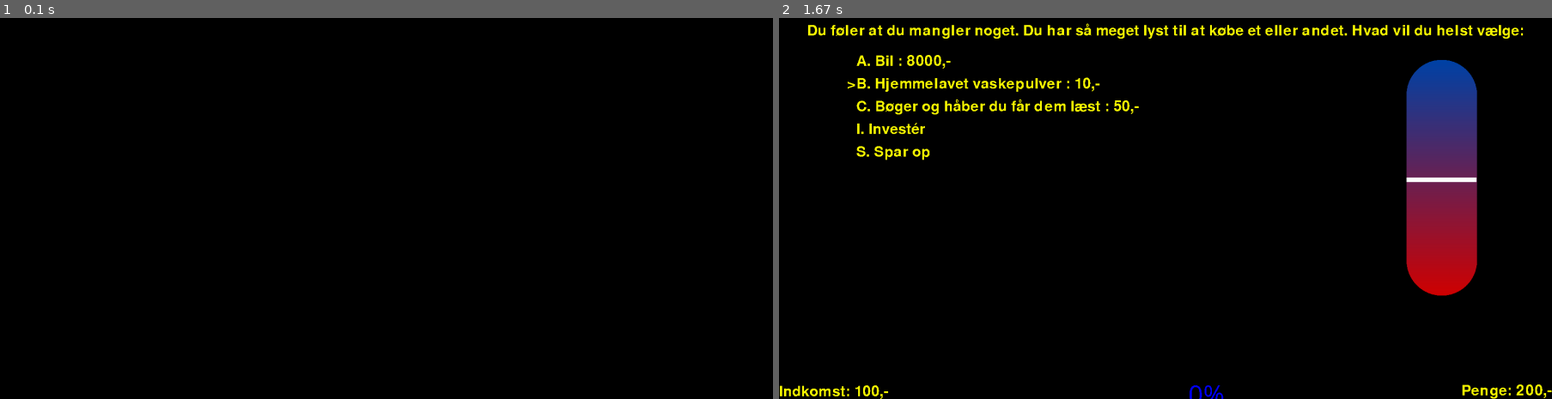
Above: before the commit, frames 1-2 (left to right).
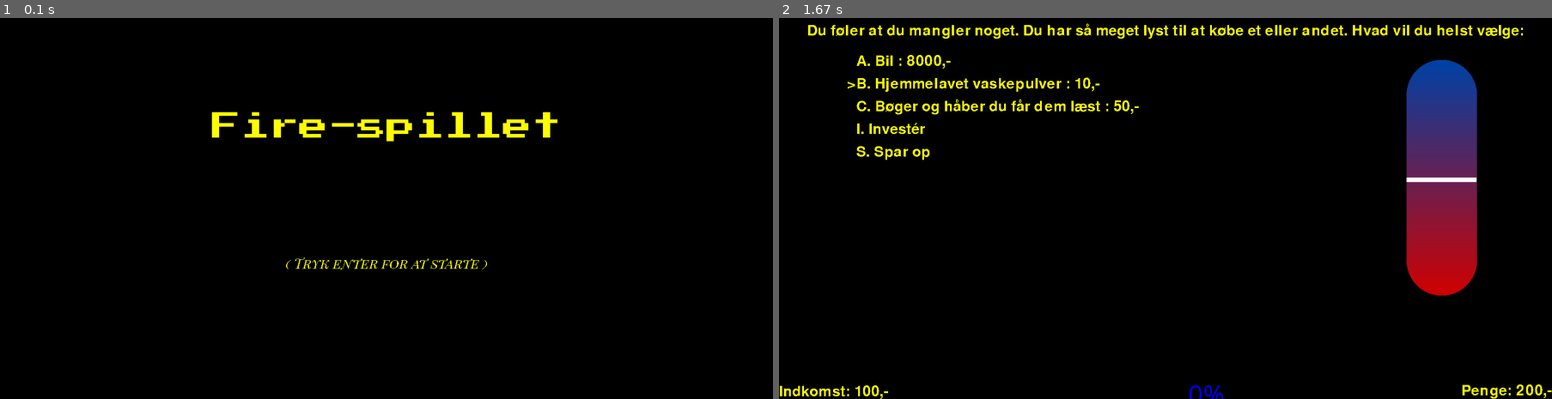
Above: after the commit, the same moments.

Repository: toke-dk/FIRE-game
Game: pygame game, started from main.py
The game is run twice, just before and just after one commit, with the same random seed, the same clock (stepped at 60 frames per second) and the same inputs.
Inputs:
- Up to frame 1 (0.1 s): no input
- Up to frame 2 (1.67 s): hold Enter 0.33-0.87 s; hold A 0.33-0.87 s; tap B at 0.9 s; tap 4 at 1.4 s

The runs differ from the first frame. In frame 1, 1.4% of the frame differs, in the area x 27-73%, y 24-67%; in frame 2, nothing differs.

Commit message:
created a start screen

Diff:
--- a/main.py
+++ b/main.py
@@ -62,6 +62,7 @@
 nye_penge = 0
 pris = 0
 question_id = 0
+start_screen = True
 invest_screen = False
 end_screen = False
 
@@ -159,7 +160,6 @@
     for event in pygame.event.get():
         if event.type == pygame.QUIT:
             running = False
-        pygame_stuff.progress_bar.update_bar(screen, points)
         # the invest price is changing
         investing_sets = [{"option": "A. Bitcoin (stor risiko)", "winning_price": 1 + random.uniform(1, 1.6),
                            "losing_price": 1 - random.uniform(0.8, 1)},
@@ -168,8 +168,25 @@
                           {"option": "C. S&P 500 (lille risiko)",
                            "winning_price": 1 + 1 /random.uniform(10, 13),
                            "losing_price": 1 - 1 / random.uniform(12, 14)}, ]
+        if start_screen:
+            screen.fill((0,0,0))
+            start_font = pygame.font.Font("fonts/PressStart2P-Regular.ttf", 64)
+            start_font_undertext = pygame.font.Font("fonts/PlayfairDisplaySC-Italic.ttf", 30)
+            start_text = start_font.render("Fire-spillet", False, (255,255,0))
+            under_text = start_font_undertext.render("( Tryk enter for at starte )", False, (255,255,0))
+            start_font_undertext_rect = under_text.get_rect()
+            start_text_rect = start_text.get_rect()
+            start_text_rect.center = (screen.get_width()//2, height//3)
+            start_font_undertext_rect.center = (screen.get_width()//2, height//1.5)
+            screen.blit(start_text, start_text_rect)
+            screen.blit(under_text, start_font_undertext_rect)
+            pygame.display.flip()
+
+            if event.type == KEYDOWN:
+                if event.key == K_RETURN:
+                    start_screen = False
         # if the screen is invest
-        if invest_screen:
+        elif invest_screen:
             screen.fill((0, 0, 0))
 
             penge_tekst = font.render(f"Penge: {penge},-", False, (250, 250, 0))
@@ -284,6 +301,8 @@
 
         # if the screen is normal
         else:
+            screen.fill((0,0,0))
+            pygame_stuff.progress_bar.update_bar(screen, points)
             if event.type == pygame.KEYDOWN:
                 if event.key == pygame.K_a:
                     arrow["number"] = 0
Binary file added: fonts/PlayfairDisplaySC-Italic.ttf
Binary file added: fonts/PressStart2P-Regular.ttf
